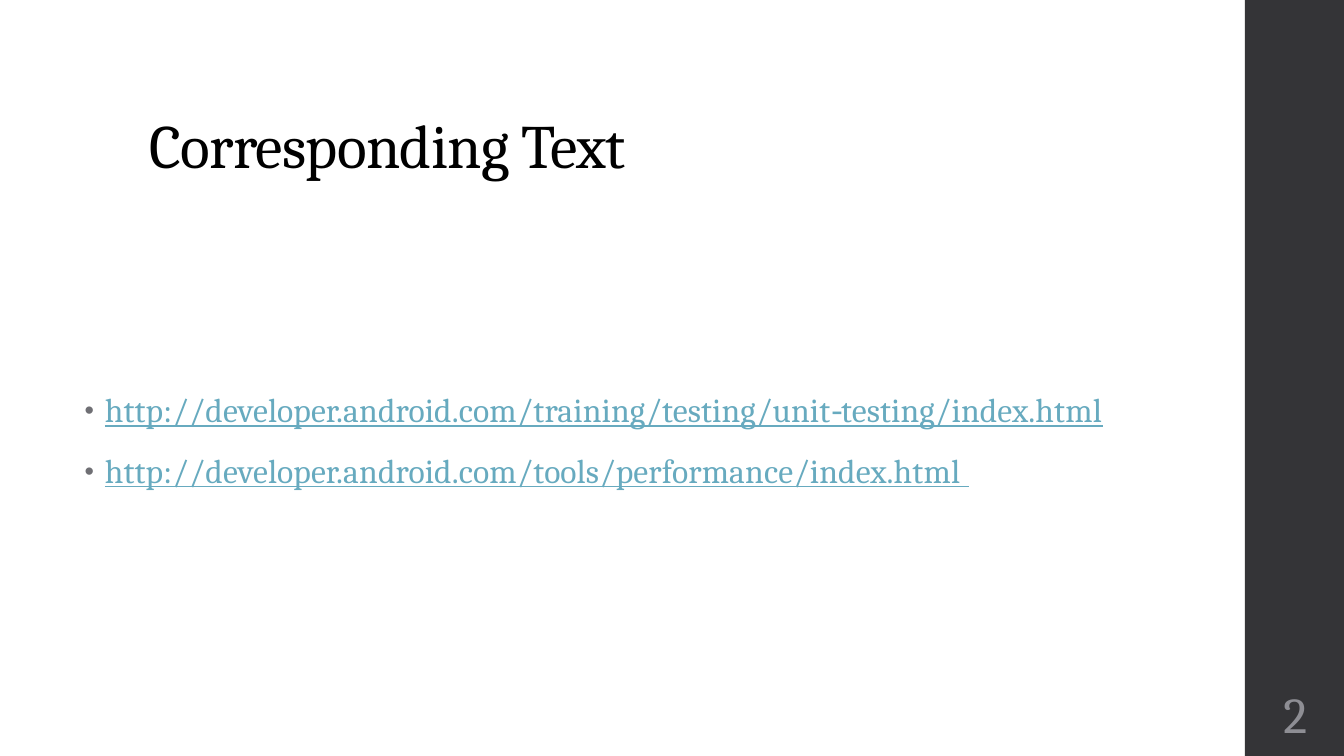
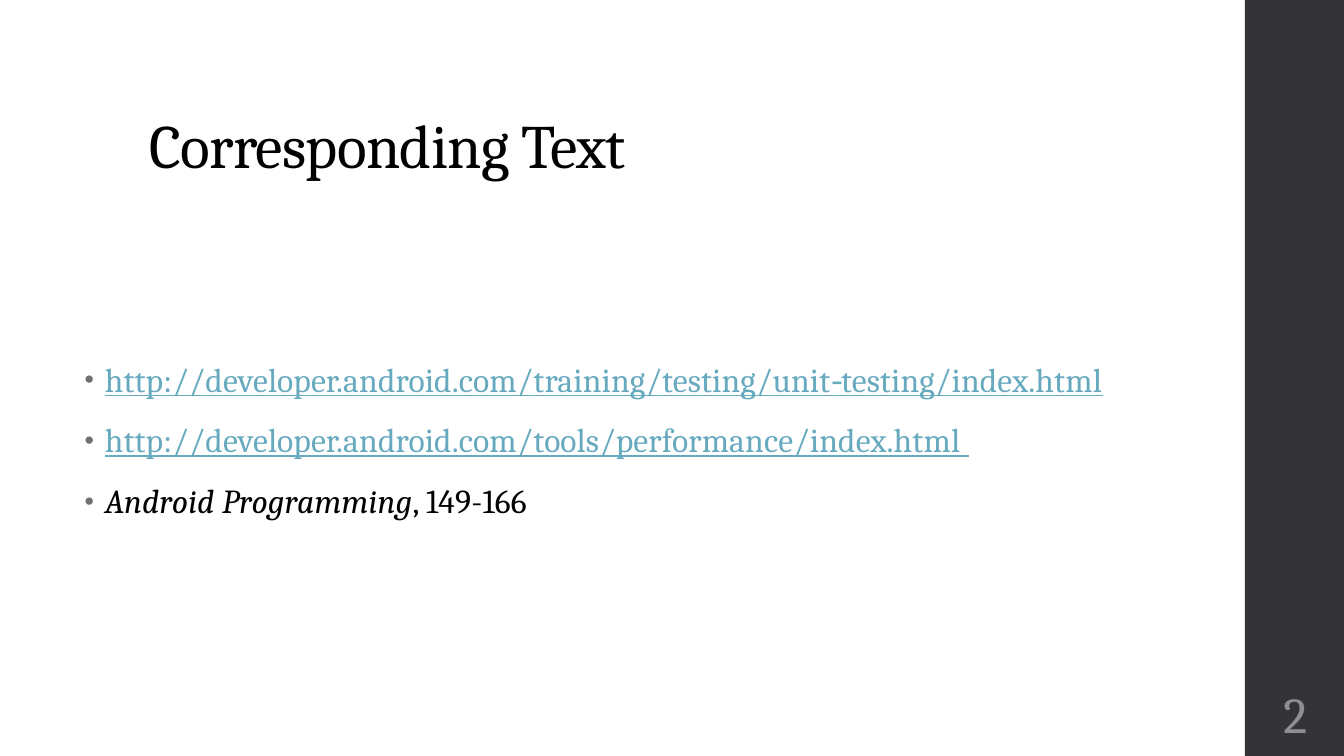
Before and after one commit to zarthur/CSCC-Android-Mobile-Applications-Notes, a slide deck: slide 2 of week_05/week_05.pptx. Drawn at 1344x756 pixels with LibreOffice and Linux fonts; fonts in the diff are those of the drawing. Boxes give left, top, right and bottom in pixels: in the first picture for what was removed or moved away, otherwise in the second. Text is boxed around its words. In the diff, an @@ line names an element or a change of style, - is before the commit and + after.

```diff
--- a/week_05/week_05.pptx
+++ b/week_05/week_05.pptx
@@ text at [105,489,526,521]: paragraph added @@
+• Android Programming, 149-166
```
Also in this commit, not shown: 1 other slide changed, 4 slides added, 14 other files.
